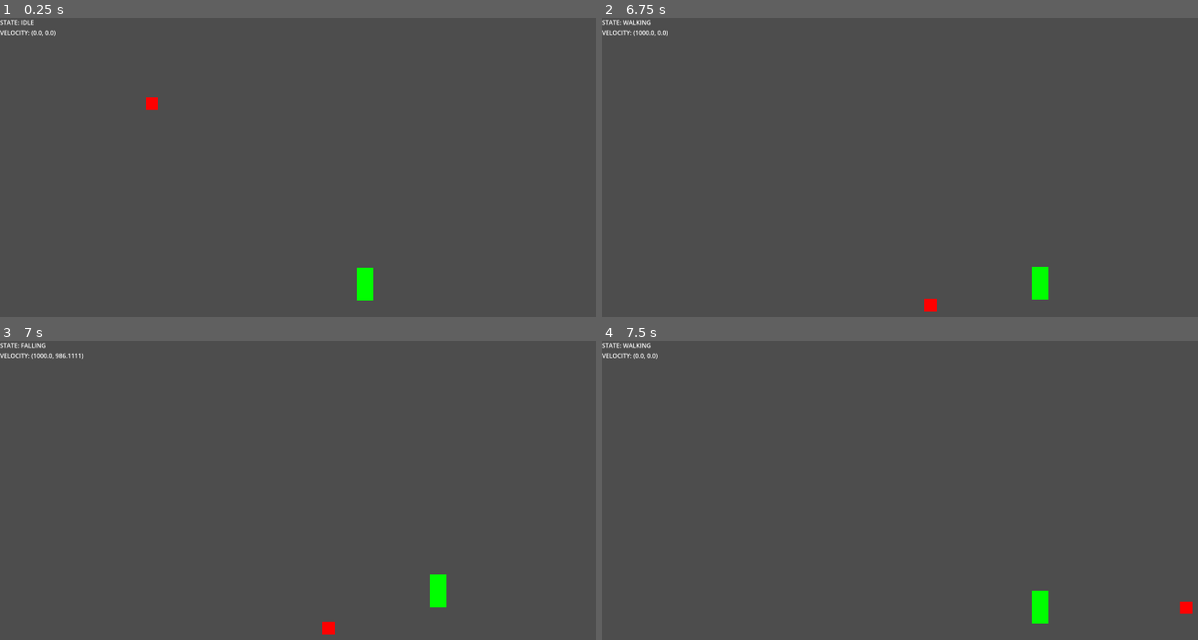
Above: before the commit, frames 1-4 (two rows, left to right).
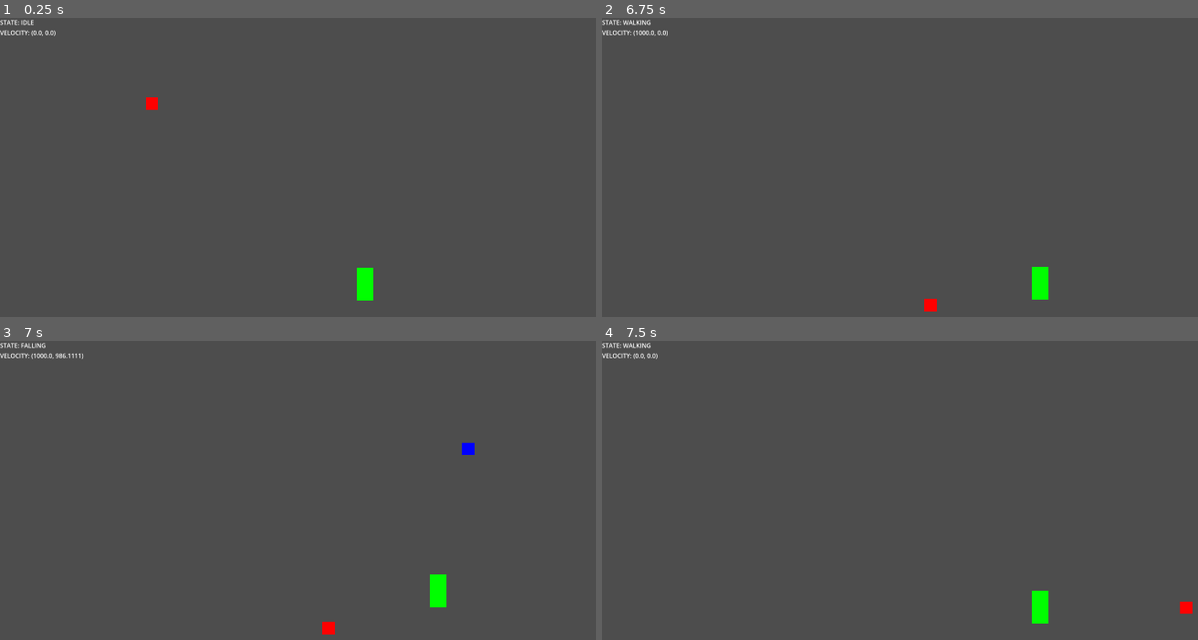
Above: after the commit, the same moments.

Repository: JeriamJito/ProjectWild
Game: Godot game, scene res://stage.tscn
Same seed, same stepped clock (60 frames per second), same inputs: the game is played once before the commit and once after it.
Inputs (mouse positions are in pixels of both pictures, inside the frame that each line leads up to):
- Up to frame 1 (0.25 s): no input
- Up to frame 2 (6.75 s): tap Enter at 0.5, 5.75 s; move the mouse to (929, 305) at 0.52 s; hold D (move_right) 0.53-2.03 s; click (929, 305) at 0.6 s; tap Space (jump) at 0.77, 1.52, 2.75, 3.02, 3.77, 4.52, 6.02 s; move the mouse to (1186, 284) at 1.27 s; click (1186, 284) at 1.35 s; move the mouse to (751, 161) at 2.02 s; hold A (move_left) 2.03-4.28 s; click (751, 161) at 2.1 s; move the mouse to (1001, 224) at 2.77 s; click (1001, 224) at 2.85 s; move the mouse to (858, 119) at 3.52 s; click (858, 119) at 3.6 s; move the mouse to (1126, 203) at 4.27 s; hold D (move_right) from 4.28 s (still down); click (1126, 203) at 4.35 s; move the mouse to (822, 242) at 5.02 s; click (822, 242) at 5.1 s; move the mouse to (1043, 131) at 5.77 s; click (1043, 131) at 5.85 s; move the mouse to (929, 305) at 6.52 s; click (929, 305) at 6.6 s
- Up to frame 3 (7 s): keep holding D (move_right); tap Space (jump) at 6.77 s
- Up to frame 4 (7.5 s): keep holding D (move_right); move the mouse to (1186, 607) at 7.27 s; click (1186, 607) at 7.35 s

Frames 1-2 are identical in both runs. In frame 3, less than 0.1% of the frame differs, in the area x 77-80%, y 33-39%; in frame 4, nothing differs.

Commit message:
(refactor) optimized point test

Diff:
--- a/components/whip.gd
+++ b/components/whip.gd
@@ -11,7 +11,6 @@
 
 signal set_grapple_point
 
-var _rope : Rope
 var grapple_point := GRAPPLE_RESET
 var current_grapple_point := -1
 
@@ -19,8 +18,10 @@
 	parent.change_state.connect(create_rope)
 
 func _process(_delta: float) -> void:
-	grapple_point = get_valid_grapple_point()
-	set_grapple_point.emit(grapple_point.x)
+	var new_grapple_point = get_valid_grapple_point()
+	if new_grapple_point.x != grapple_point.x:
+		grapple_point = new_grapple_point
+		set_grapple_point.emit(grapple_point.x)
 
 
 func get_valid_grapple_point() -> Vector2:
@@ -36,7 +37,7 @@
 
 		var lateral_distance = global_position.x - test_point.global_position.x
 		if sign(lateral_distance) == sign(parent.last_direction):
-			return grapple_test
+			continue
 
 		var player_distance = global_position.distance_to(test_point.global_position)
 		var mouse_distance = mouse_position.distance_to(test_point.global_position)
@@ -54,9 +55,9 @@
 		var grapple_points : Array = get_tree().get_nodes_in_group("WhipTarget")
 		var test_point : Node2D = grapple_points[grapple_point.x]
 		current_grapple_point = grapple_point.x
-		_rope = WHIP_LINE.instantiate()
-		get_tree().root.add_child(_rope)
-		_rope.create_rope(test_point.global_position, parent.global_position)
+		var rope : Rope = WHIP_LINE.instantiate()
+		get_tree().root.add_child(rope)
+		rope.create_rope(test_point.global_position, parent.global_position)
 	else:
 		var existing_rope = get_tree().get_first_node_in_group("WhipLine")
 		if not existing_rope:
--- a/components/whip_attach.gd
+++ b/components/whip_attach.gd
@@ -6,12 +6,17 @@
 	set(new_index):
 		attach_index = new_index
 		color_rect.visible = attach_index > -1
-		if not color_rect.visible:
-			return
-		var grapple_points = get_tree().get_nodes_in_group("WhipTarget")
-		var grapple_point : Node2D = grapple_points[attach_index]
-		global_position = grapple_point.global_position
+
+
+func _process(delta: float) -> void:
+	if attach_index == -1:
+		return
+	var grapple_points = get_tree().get_nodes_in_group("WhipTarget")
+	var grapple_point : Node2D = grapple_points[attach_index]
+	global_position = grapple_point.global_position
 
 
 func _on_whip_set_grapple_point(new_index: int) -> void:
+	if attach_index == new_index:
+		return
 	attach_index = new_index
